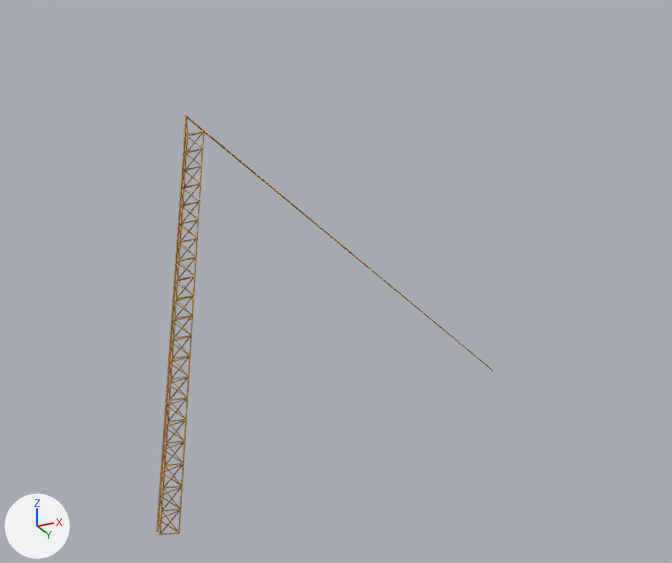
One commit to the glTF model Assets/Solar_Panel_Units/Solar_Panel_Unit.glb: the scene before it, then after it.
Both versions are drawn from a 50 mm camera at (23.9, -31.5, -4.7) aimed at (-1.7, 19.7, 18.4). The lights are fixed; the arrows at lower left show +X, +Y and +Z. Where no turn or scale is listed for an object, it has been applied to the vertices.

In view in the first picture: 'Truss_Tower_SolarPanels_M'.
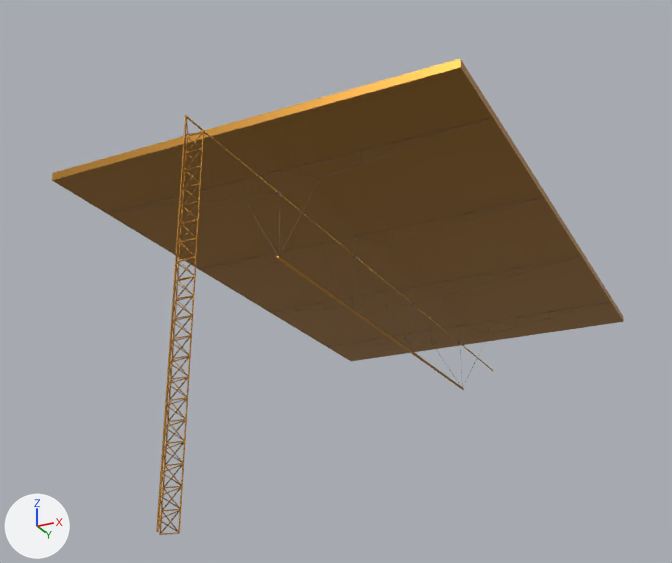
Where the newer file only moved an object's origin or applied its transform, the numbers keep the older frame.

The edits, one by one:
Material 'SolarCell' (mat_solarcell) is new.
Its base color is (0.00714, 0.00146, 0.0198) (black #140526).
Its roughness is 0.0.
Material 'Cask_Semigloss' (mat_cask_semigloss) is new.
Its base color is (0.296, 0.223, 0.216) (grey #948280).
Mesh me_cube_047 is new.
It has 700 vertices, 1616 faces and spans x -12.5..12.5, y -20.0..20.0, z -5.5..0.5.
Faces by material slot: [40, 1568, 8].
It uses material mat_caramel_metallic (orange #bb873d).
It uses material mat_cask_semigloss (grey #948280).
It uses material mat_solarcell (black #140526).
Object 'SolarPanel_M' (ob_solarpanel_m) is new; it shows me_cube_047.
Its location is (0.14, 24.08, 20.99).

Where the change shows, as pixel boxes [x1, y1, x2, y2] in the pictures (672 x 563 px):
'SolarPanel_M', added: after [52, 59, 624, 390]
    faces in mat_caramel_metallic (orange #bb873d): [52, 59, 624, 390]
    faces in mat_cask_semigloss (grey #948280): [109, 119, 607, 386]
